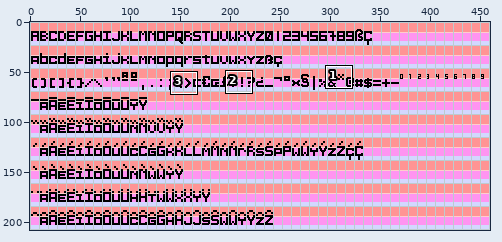
Pixel-art file: src/eletromono_bold.aseprite. The first picture is a wide view before the edit; the outline marks the close-up.
Close-up. The starting point:
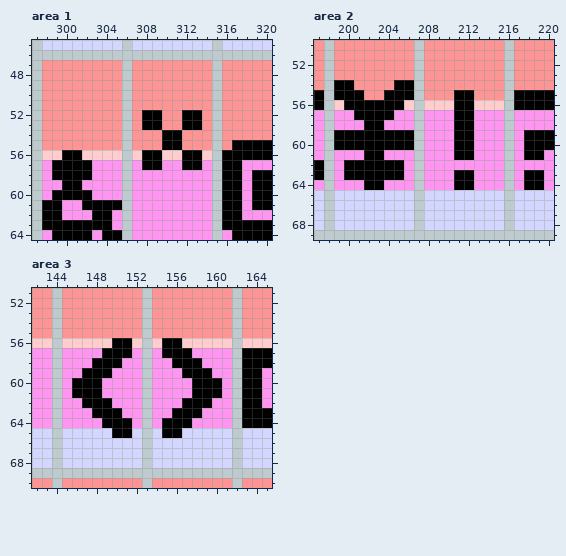
460x208 pixels, 1 frame. Shown: area 1: x 297..320, y 45..64; area 2: x 197..220, y 50..69; area 3: x 142..165, y 51..70. The commit also changed other parts of the picture, which this record leaves out.
The same view after the edit:
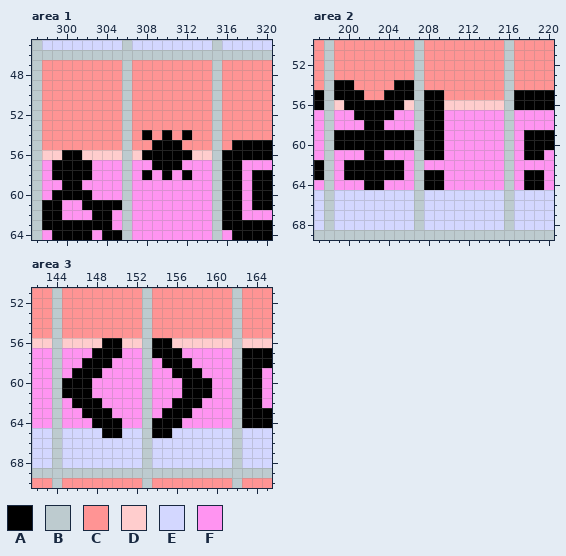
Palette (. is transparent): A #000000  B #bdcbcf  C #ff9494  D #ffcdcd  E #d3d7ff  F #ff94f1
What changed:
Area 1, layer "Fonts":
y 52..53: x 308..309 AA -> CC; x 312..313 AA -> CC
y 54: x 308 C -> A; x 311..312 AC -> CA
y 55: x 309 C -> A
y 56: x 310..311 DD -> AA; x 313 A -> D
y 57: x 308 A -> F; x 310..313 FFAA -> AAFF
y 58: x 308 F -> A; x 310 F -> A; x 312 F -> A
Area 2, layer "Fonts":
y 55: x 208..209 CC -> AA; x 211..212 AA -> CC
y 56: x 208..209 DD -> AA; x 211..212 AA -> DD
y 57..61: x 208..209 FF -> AA; x 211..212 AA -> FF
y 63..64: x 208..209 FF -> AA; x 211..212 AA -> FF
Area 3, layer "Fonts":
y 56: x 149 D -> A; x 151 A -> D; x 154 D -> A; x 156 A -> D
y 57: x 148 F -> A; x 151 A -> F; x 154 F -> A; x 157 A -> F
y 58: x 147 F -> A; x 150 A -> F; x 155 F -> A; x 158 A -> F
y 59: x 146 F -> A; x 149 A -> F; x 156 F -> A; x 159 A -> F
y 60..61: x 145 F -> A; x 148 A -> F; x 157 F -> A; x 160 A -> F
y 62: x 146 F -> A; x 149 A -> F; x 156 F -> A; x 159 A -> F
y 63: x 147 F -> A; x 150 A -> F; x 155 F -> A; x 158 A -> F
y 64: x 148 F -> A; x 151 A -> F; x 154 F -> A; x 157 A -> F
y 65: x 149 E -> A; x 151 A -> E; x 154 E -> A; x 156 A -> E
